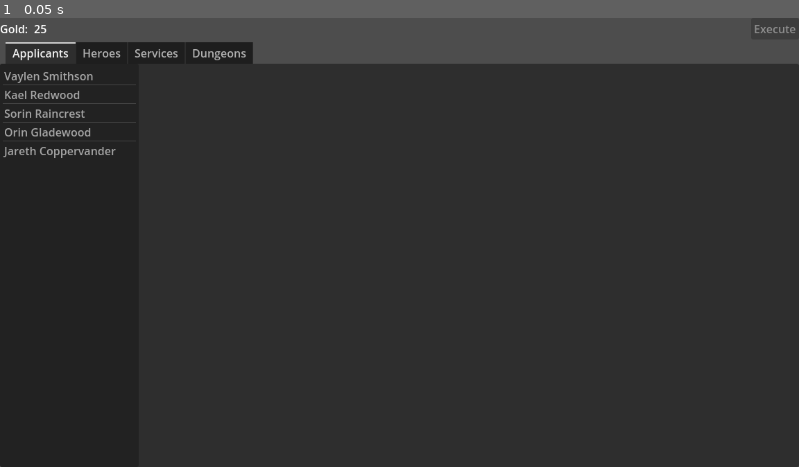
Above: before the commit, frame 1.
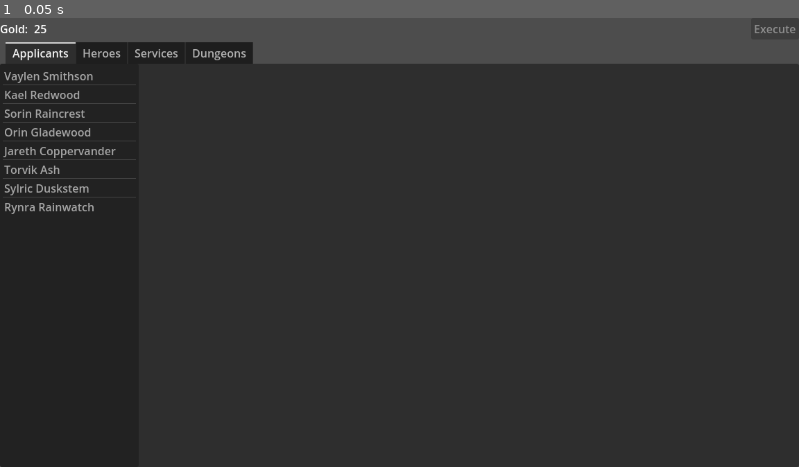
Above: after the commit, the same moment.

Repository: CloneDeath/heroes-of-diamondfall
Game: Godot game, scene res://Adventure/adventure.tscn
The game is run twice, just before and just after one commit, with the same random seed, the same clock (stepped at 60 frames per second) and the same inputs. This scene is started directly instead of the project's main scene.
Inputs:
- Up to frame 1 (0.05 s): no input

The runs differ from the first frame. In frame 1, 0.4% of the frame differs, in the area x 0-18%, y 31-44%.

Commit message:
Made it so recruits can be rejected

Diff:
--- a/Adventure/adventure.gd
+++ b/Adventure/adventure.gd
@@ -11,6 +11,7 @@
 	while ($Queue.has_events()):
 		await $Queue.execute();
 	HeroAssignment.clear();
+	Heroes.refresh_applicants()
 	_go_back_to_main();
 
 func _go_back_to_main() -> void:
--- a/Heroes/heroes.gd
+++ b/Heroes/heroes.gd
@@ -2,12 +2,21 @@
 
 var heroes: Array[Hero] = [];
 var applicants: Array[Applicant] = [];
+var rejects: Array[Applicant] = [];
 
 func _init() -> void:
 	randomize();
-	for i in range(5):
+	_add_applicants(5);
+
+func refresh_applicants() -> void:
+	if (applicants.size() > 8): return;
+	_add_applicants(randi_range(1, 5));
+
+func _add_applicants(number: int) -> void:
+	for i in range(number):
 		var hero = _get_hero();
-		var applicant = Applicant.new(hero, 10);
+		var value = (hero.max_hp / 2.0) + hero.strength + (hero.dexterity / 2.0);
+		var applicant = Applicant.new(hero, randi_range(value * 0.5, value * 1.5));
 		applicants.push_back(applicant);
 
 func _get_hero() -> Hero:
@@ -18,3 +27,7 @@
 	hero.dexterity = randi_range(1, 5);
 	hero.gold = randi_range(0, 3);
 	return hero;
+
+func reject(applicant: Applicant) -> void:
+	applicants.erase(applicant);
+	rejects.push_back(applicant);
--- a/Planning/Applicants/applicant_details.gd
+++ b/Planning/Applicants/applicant_details.gd
@@ -2,6 +2,7 @@
 
 @export var applicant: Applicant;
 signal applicant_recruited(applicant: Applicant);
+signal applicant_rejected(applicant: Applicant);
 
 func _process(_delta: float) -> void:
 	if (!applicant):
@@ -25,3 +26,6 @@
 
 func _on_recruit_pressed() -> void:
 	applicant_recruited.emit(applicant);
+
+func _on_reject_pressed() -> void:
+	applicant_rejected.emit(applicant);
--- a/Planning/Applicants/applicant_details.tscn
+++ b/Planning/Applicants/applicant_details.tscn
@@ -40,6 +40,10 @@
 layout_mode = 2
 text = "Recruit"
 
+[node name="Reject" type="Button" parent="."]
+layout_mode = 2
+text = "Reject"
+
 [node name="Preview" type="Sprite2D" parent="."]
 texture_filter = 3
 position = Vector2(364.00003, 86)
@@ -47,3 +51,4 @@
 texture = ExtResource("2_ejyu7")
 
 [connection signal="pressed" from="Recruit" to="." method="_on_recruit_pressed"]
+[connection signal="pressed" from="Reject" to="." method="_on_reject_pressed"]
--- a/Planning/Applicants/applicants.gd
+++ b/Planning/Applicants/applicants.gd
@@ -10,10 +10,11 @@
 	Resources.gold -= applicant.cost;
 	applicant.hero.gold += applicant.cost;
 	Heroes.heroes.push_back(applicant.hero);
-	var index = Heroes.applicants.find_custom(func (other: Applicant):
-		return other.hero == applicant.hero;
-	);
-	if (index < 0): return;
-	Heroes.applicants.remove_at(index);
+	Heroes.applicants.erase(applicant);
 	$Details.applicant = null;
 	$ApplicantList.deselect_all();
+
+func _on_details_applicant_rejected(applicant: Applicant) -> void:
+	$Details.applicant = null;
+	$ApplicantList.deselect_all();
+	Heroes.reject(applicant);
--- a/Planning/Applicants/applicants.tscn
+++ b/Planning/Applicants/applicants.tscn
@@ -22,3 +22,4 @@
 
 [connection signal="item_selected" from="ApplicantList" to="." method="_on_applicant_list_item_selected"]
 [connection signal="applicant_recruited" from="Details" to="." method="_on_details_applicant_recruited"]
+[connection signal="applicant_rejected" from="Details" to="." method="_on_details_applicant_rejected"]
--- a/project.godot
+++ b/project.godot
@@ -24,6 +24,10 @@
 HeroAssignment="*res://Heroes/hero_assignment.gd"
 Services="*res://Services/services.gd"
 
+[display]
+
+window/stretch/aspect="ignore"
+
 [rendering]
 
 renderer/rendering_method="gl_compatibility"
